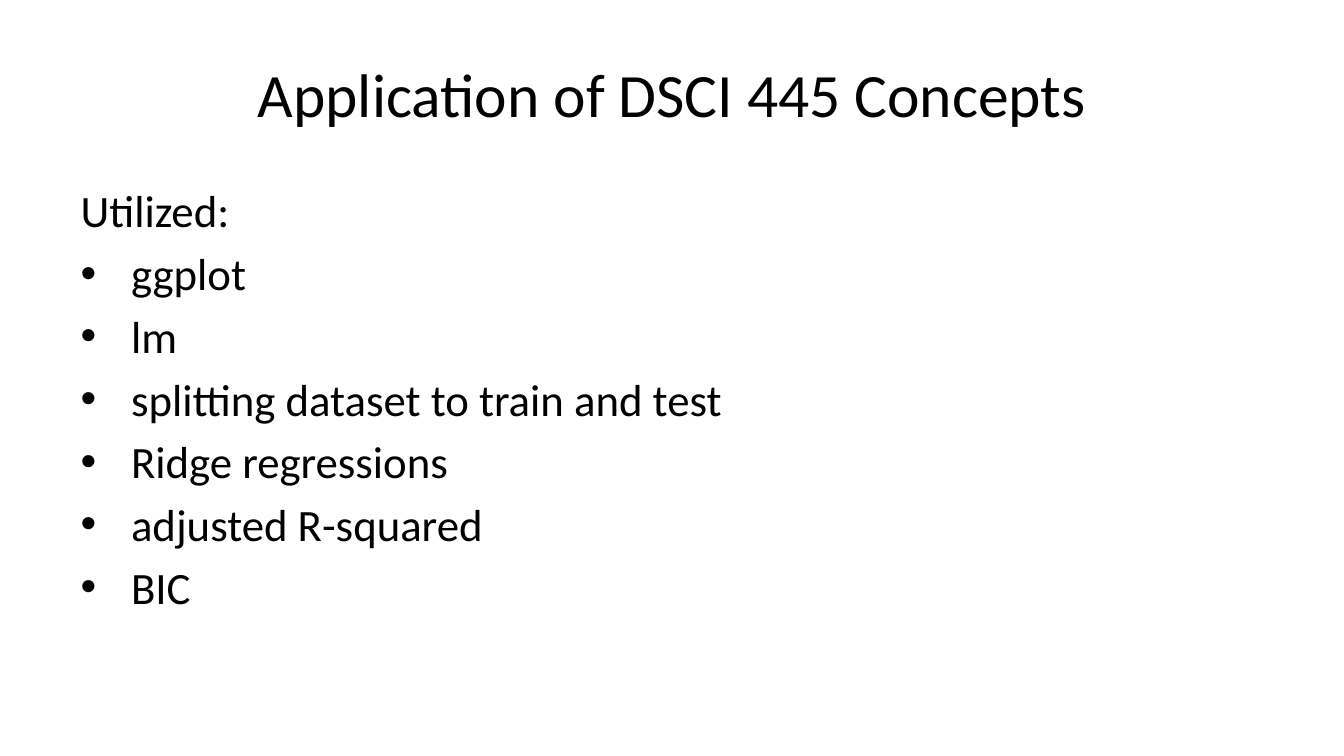
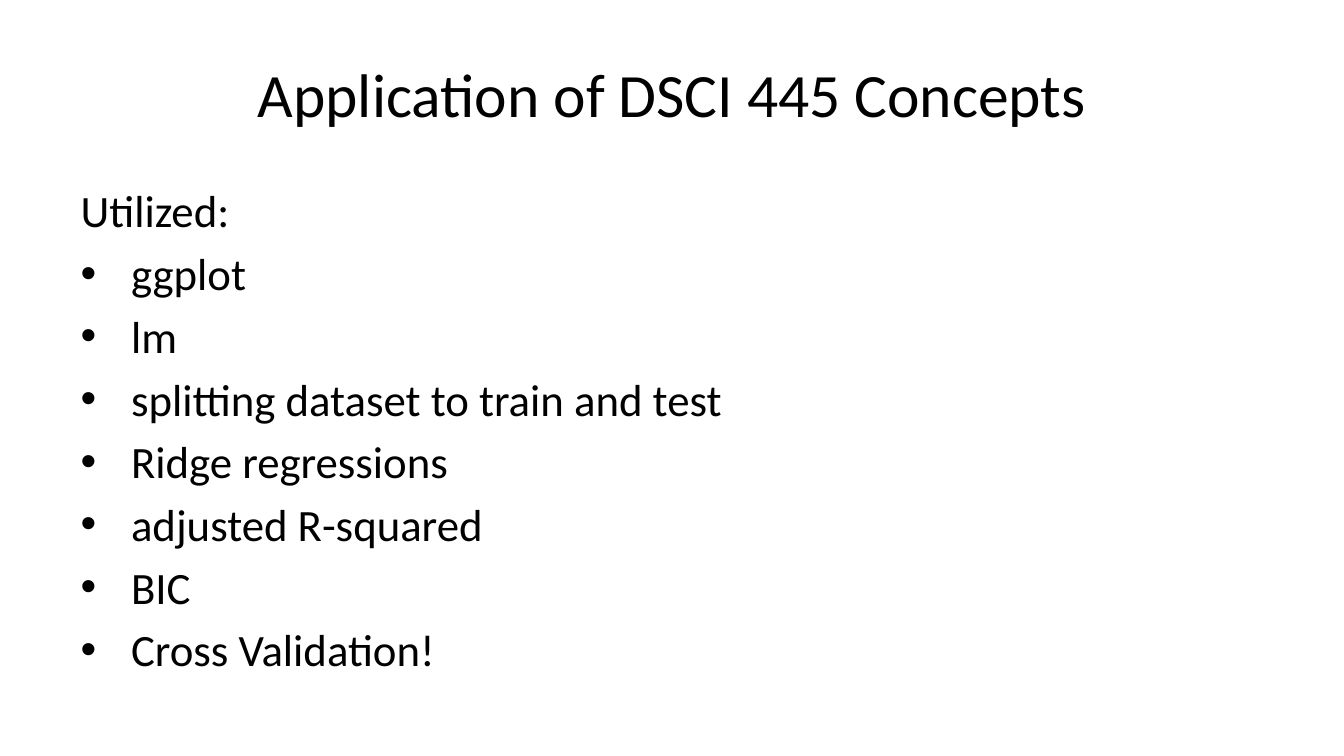
Before and after one commit to jason-nero/project-1, a slide deck: slide 8 of TermProject_Presentationv3.pptx. Drawn at 1344x756 pixels with LibreOffice and Linux fonts; fonts in the diff are those of the drawing. Boxes give left, top, right and bottom in pixels: in the first picture for what was removed or moved away, otherwise in the second. Text is boxed around its words. In the diff, an @@ line names an element or a change of style, - is before the commit and + after.

```diff
--- a/TermProject_Presentationv3.pptx
+++ b/TermProject_Presentationv3.pptx
@@ text at <box>131,635,435,667</box>: paragraph added @@
+• Cross Validation!
```
Also in this commit, not shown: 4 other slides changed, 1 other file.
